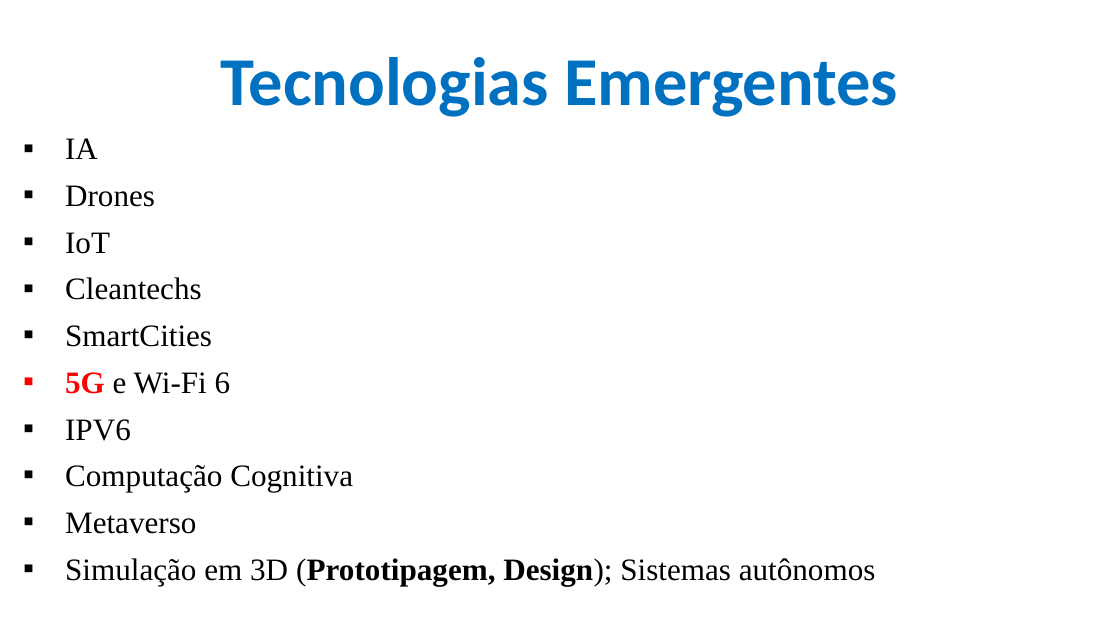
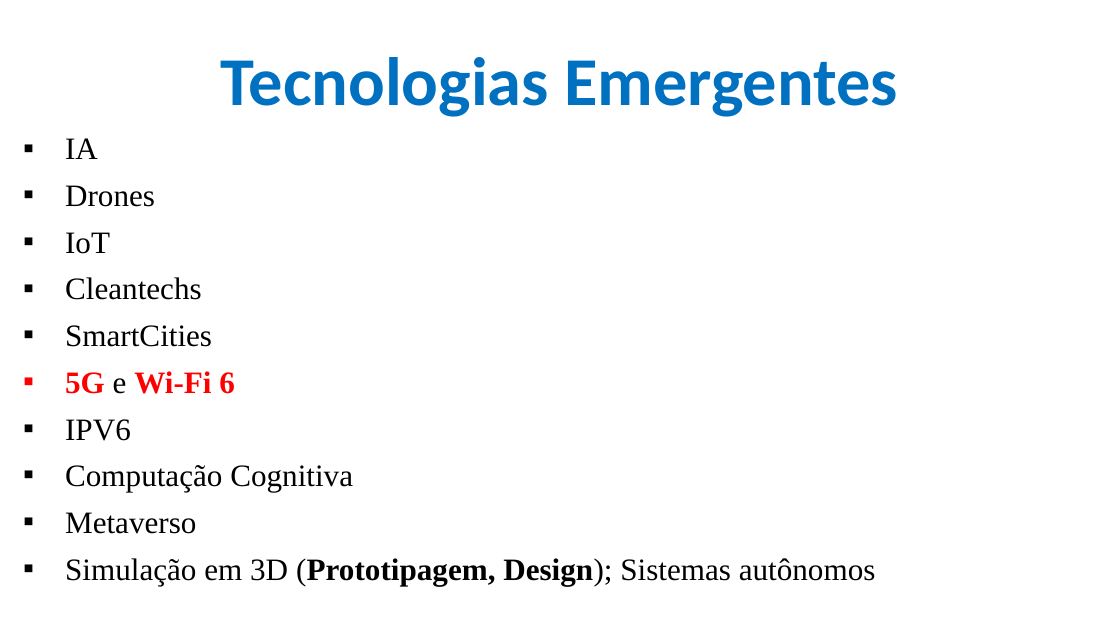
Before and after one commit to CloudEducationBrazil/WydenArea1AplicacaoCloudIndustria40Python, a slide deck: slide 23 of 01 Classes/Aula 08 - Aplicação Cloud Indústria 40 Python IoT - Tecnologias Emergentes.pptx. Drawn at 1120x630 pixels with LibreOffice and Linux fonts; fonts in the diff are those of the drawing; background and template pictures are left out. Boxes give left, top, right and bottom in pixels: in the first picture for what was removed or moved away, otherwise in the second. Text is boxed around its words. In the diff, an @@ line names an element or a change of style, - is before the commit and + after.

```diff
--- a/01 Classes/Aula 08 - Aplicação Cloud Indústria 40 Python IoT - Tecnologias Emergentes.pptx
+++ b/01 Classes/Aula 08 - Aplicação Cloud Indústria 40 Python IoT - Tecnologias Emergentes.pptx
@@ text at [65, 371, 235, 394]: text colour #000000 to #FF0000, bold on in "Wi-Fi 6" @@
```
Also in this commit, not shown: 6 other slides changed, 2 other files.
